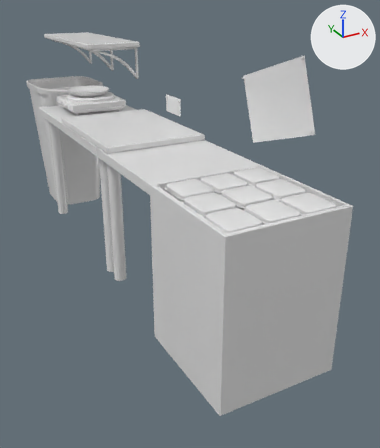
A saved change to the FBX model assets/Truck/SM_truckInterior.fbx.
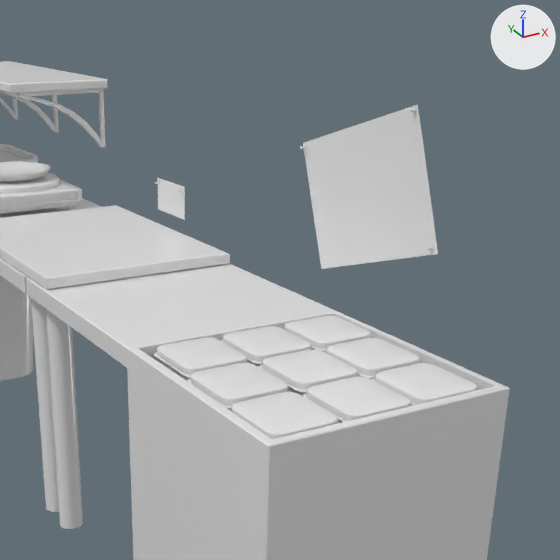
Each version is shown whole from a camera (50 mm lens) standing at (-1.19, -3.59, 1.98) and looking at (0.63, -0.29, 0.33), then close up on the part from 22% to 100% of the width and 0% to 66% of the height. Lighting does not change. The marker at upper right points along +X, +Y and +Z. The last two pictures show the newer version. Where no turn or scale is listed for an object, it has been applied to the vertices.

In view in the first close-up: 'SM_truckInterior'.
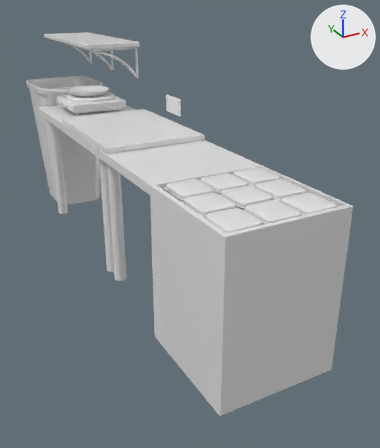
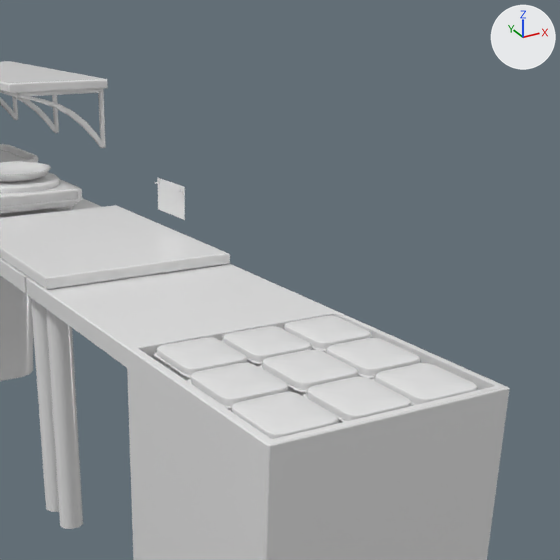
What the commit changed:
me_mesh is used by ob_sm_truckinterior; location (0.0, 0.0, 0.0).
me_mesh had 3466 vertices, 3216 faces and spanned x -0.05..0.72, y -1.85..2.1, z -0.02..1.68.
me_mesh now has 3120 vertices, 2885 faces and spans x -0.05..0.72, y -1.85..2.1, z -0.02..1.59.
me_mesh part 1: 13 loose pieces with 346 vertices, spanning x 0.7..0.72, y -1.51..-0.82, z 1.12..1.68, are deleted.

Changed parts and their boxes (x1, y1, x2, y2) in the close-ups (560 x 560 px):
part 1 of me_mesh, deleted: before (300, 104, 438, 269)
